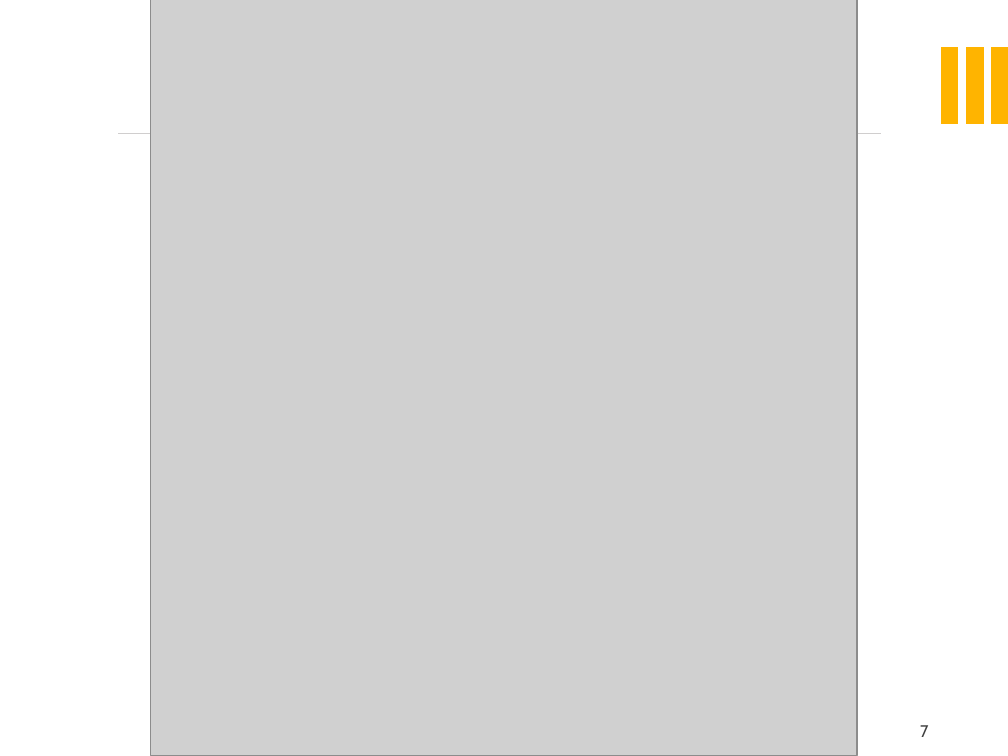
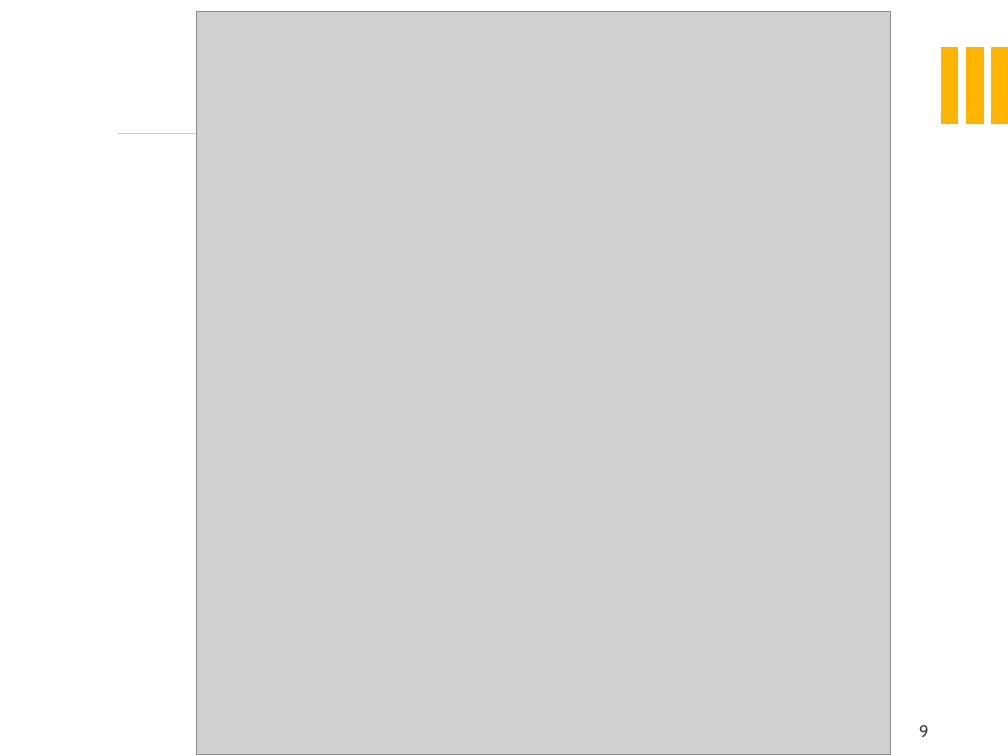
Before and after one commit to VinkoDuric/MISIJA-V, a slide deck: slide 9 of MISIJA-V_FlipMemo.pptx (slide 7 before the commit). Drawn at 1008x756 pixels with LibreOffice and Linux fonts; fonts in the diff are those of the drawing; grey boxes stand for pictures; background and template pictures are left out. Boxes give left, top, right and bottom in pixels: in the first picture for what was removed or moved away, otherwise in the second. Text is boxed around its words. In the diff, an @@ line names an element or a change of style, - is before the commit and + after.

```diff
--- a/MISIJA-V_FlipMemo.pptx
+++ b/MISIJA-V_FlipMemo.pptx
@@ picture: place and size @@
-picture at (151, 0, 858, 756)
+picture at (197, 12, 890, 755)
@@ page number at (919, 725, 929, 737): text changed @@
-7
+9
```
Also in this commit, not shown: 2 slides added.
